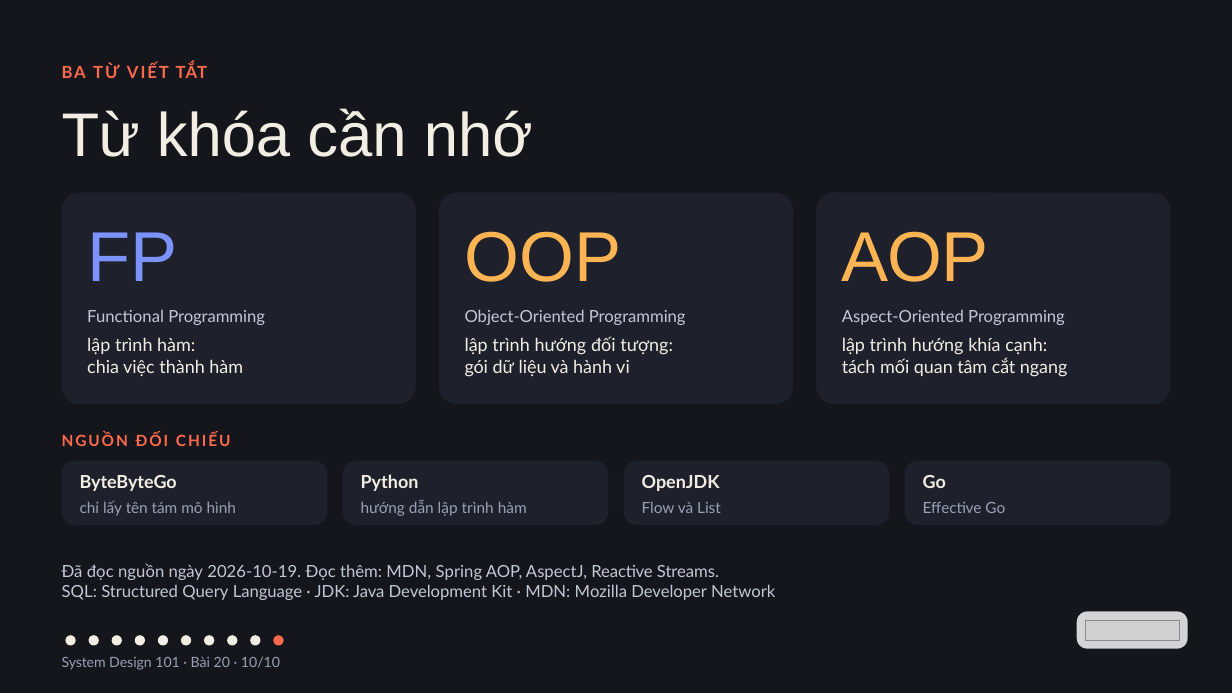
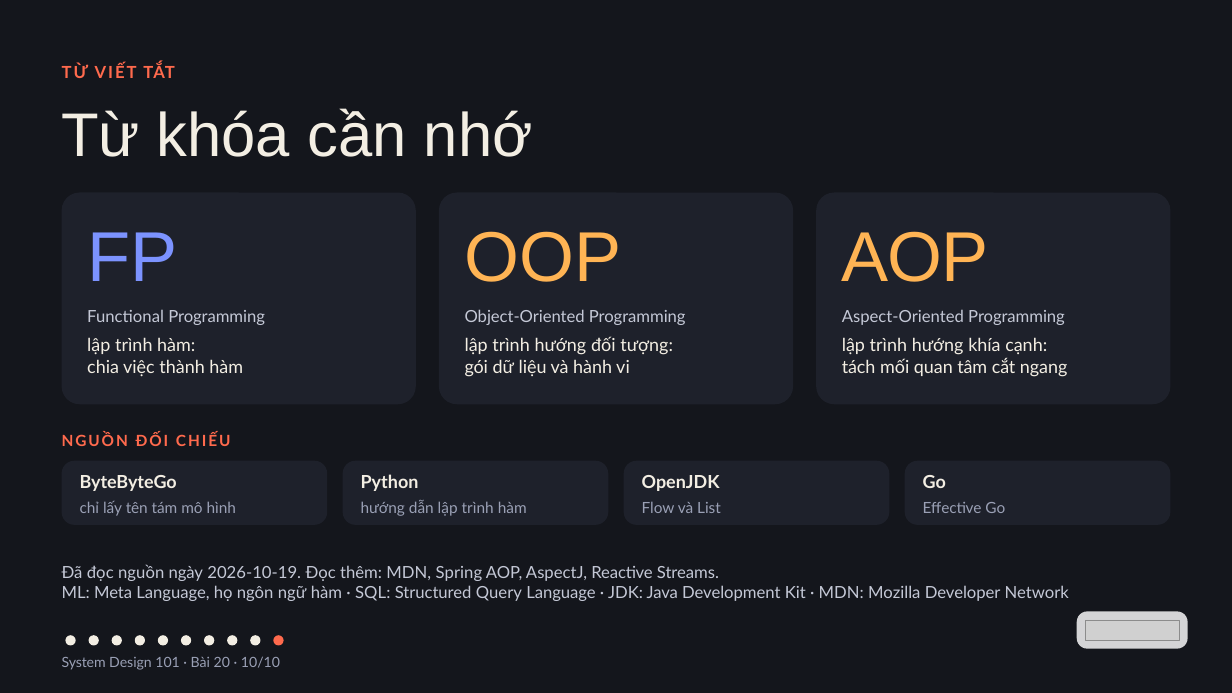
Before and after one commit to vohoailinh90/tool-marketing-studio, a slide deck: slide 10 of system-design-101/vi/lessons/sd-10-020/slides/sd-10-020.pptx. Drawn at 1232x693 pixels with LibreOffice and Linux fonts; fonts in the diff are those of the drawing; grey boxes stand for pictures. Boxes give left, top, right and bottom in pixels: in the first picture for what was removed or moved away, otherwise in the second. Text is boxed around its words. In the diff, an @@ line names an element or a change of style, - is before the commit and + after.

```diff
--- a/system-design-101/vi/lessons/sd-10-020/slides/sd-10-020.pptx
+++ b/system-design-101/vi/lessons/sd-10-020/slides/sd-10-020.pptx
@@ text at (x1=143, y1=64, x2=174, y2=78): text changed @@
-BA TỪ VIẾT TẮT
+TỪ VIẾT TẮT
@@ text at (x1=62, y1=585, x2=1069, y2=601): text changed @@
-SQL: Structured Query Language · JDK: Java Development Kit · MDN: Mozilla Developer Network
+ML: Meta Language, họ ngôn ngữ hàm · SQL: Structured Query Language · JDK: Java Development Kit · MDN: Mozilla Developer Network
```
Also in this commit, not shown: 2 other files.
